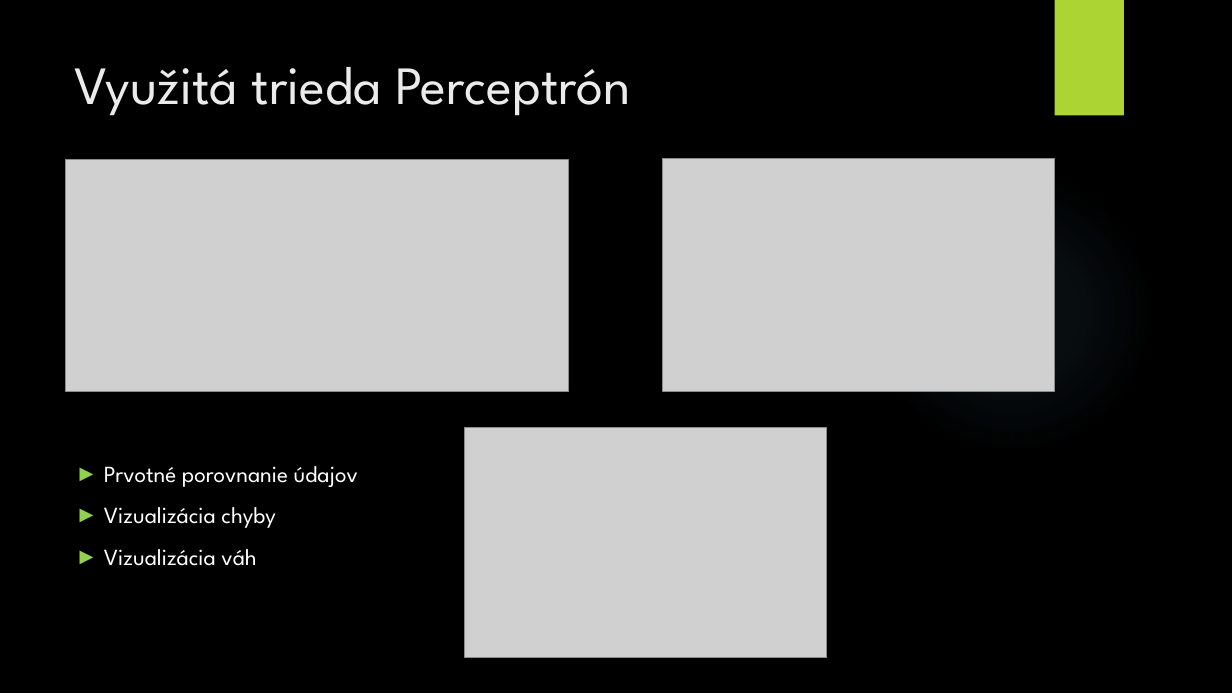
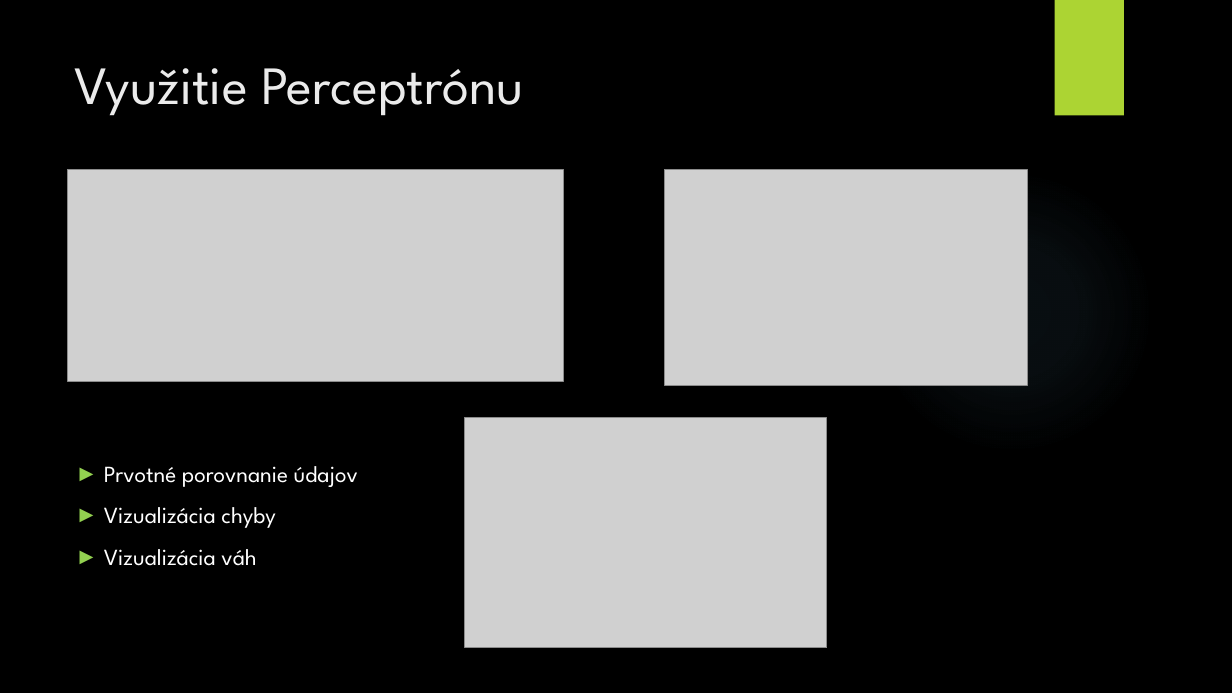
Before and after one commit to galis30/Galko_NS2020, a slide deck: slide 5 of prezentacia.pptx. Drawn at 1232x693 pixels with LibreOffice and Linux fonts; fonts in the diff are those of the drawing; grey boxes stand for pictures; background and template pictures are left out. Boxes give left, top, right and bottom in pixels: in the first picture for what was removed or moved away, otherwise in the second. Text is boxed around its words. In the diff, an @@ line names an element or a change of style, - is before the commit and + after.

```diff
--- a/prezentacia.pptx
+++ b/prezentacia.pptx
@@ title at [75, 68, 524, 116]: text changed @@
-Využitá trieda Perceptrón
+Využitie Perceptrónu
@@ picture: place and size @@
-picture at [66, 160, 568, 392]
+picture at [67, 169, 563, 381]
@@ picture: place and size @@
-picture at [663, 159, 1055, 392]
+picture at [665, 169, 1027, 384]
@@ picture: place and size @@
-picture at [465, 428, 827, 658]
+picture at [465, 418, 827, 648]
```
Also in this commit, not shown: 2 other slides changed, 1 slide added.
